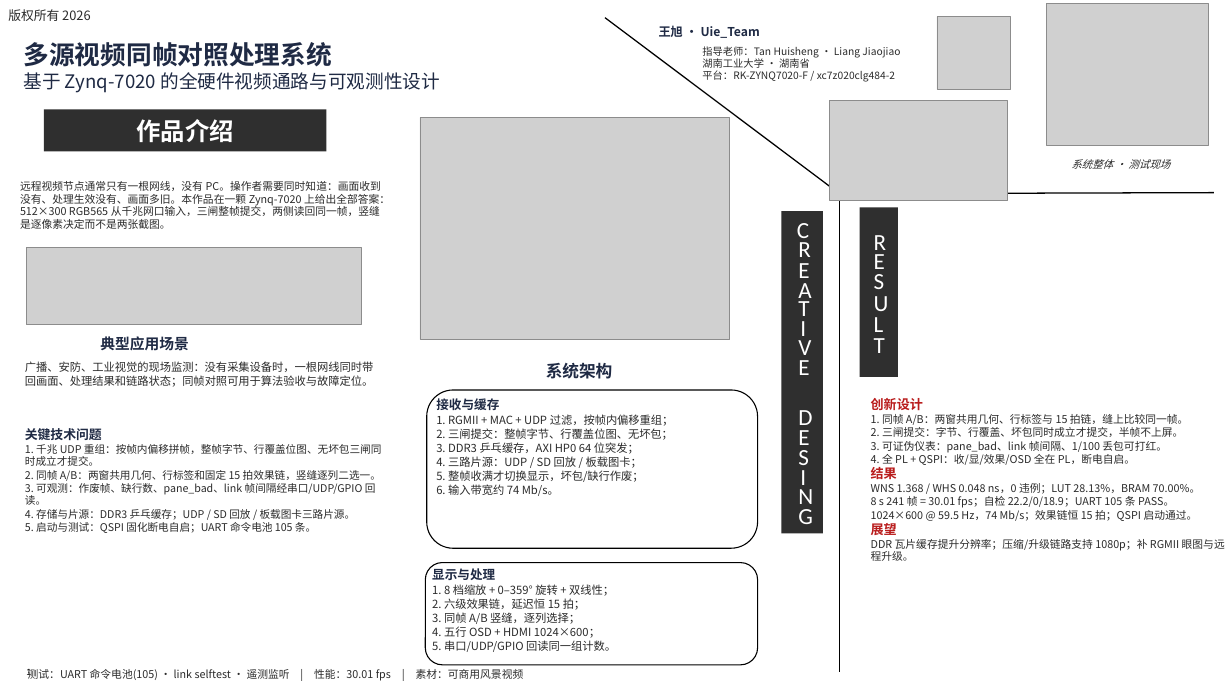
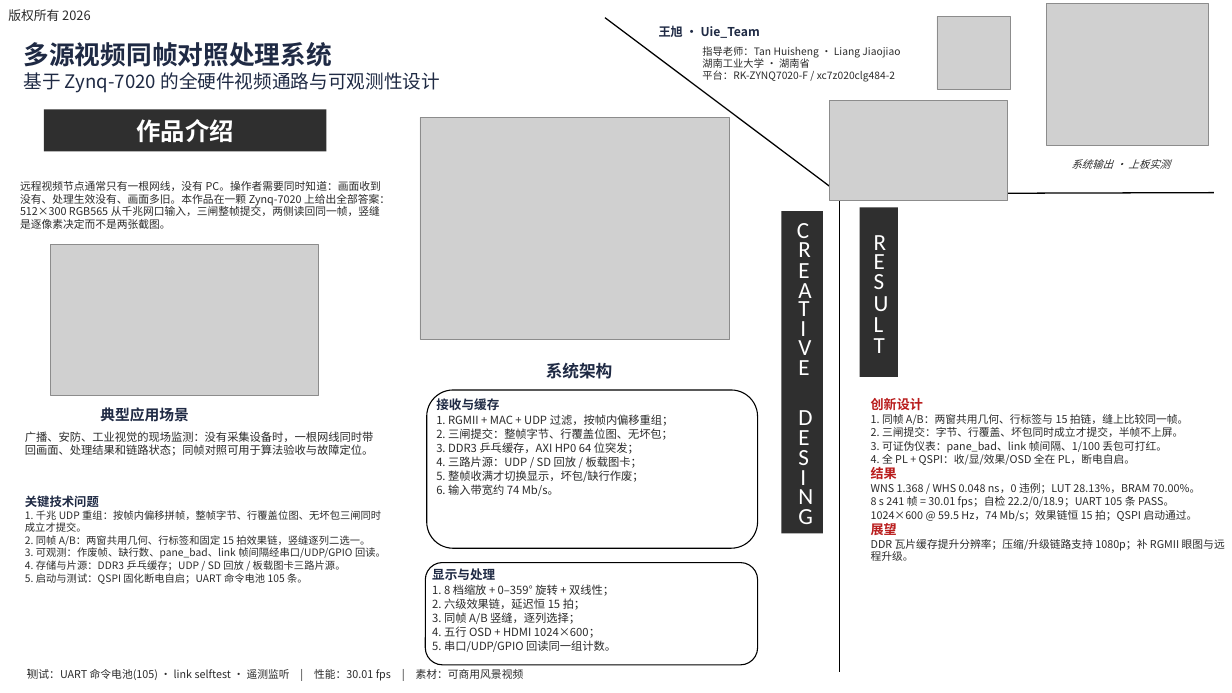
Before and after one commit to Uie-v-uiE/Video_Processing, a slide deck: slide 1 of posters/poster_cn_editable.pptx. Drawn at 1232x693 pixels with LibreOffice and Linux fonts; fonts in the diff are those of the drawing; grey boxes stand for pictures; background and template pictures are left out. Boxes give left, top, right and bottom in pixels: in the first picture for what was removed or moved away, otherwise in the second. Text is boxed around its words. In the diff, an @@ line names an element or a change of style, - is before the commit and + after.

```diff
--- a/posters/poster_cn_editable.pptx
+++ b/posters/poster_cn_editable.pptx
@@ text at bbox=[1071, 159, 1170, 169]: text changed @@
-系统整体 · 测试现场
+系统输出 · 上板实测
@@ picture: place and size @@
-picture at bbox=[26, 248, 361, 324]
+picture at bbox=[51, 245, 319, 396]
@@ text "典型应用场景": place and size @@
-text "典型应用场景" at bbox=[100, 336, 189, 350]
+text "典型应用场景" at bbox=[100, 407, 189, 421]
@@ text "广播、安防、工业视觉的现场监测：没有采集设备时，一根网线同时带回画面、处理结果和链路状态；同帧对照可用于算法验收与故障定 ...": place and size @@
-text "广播、安防、工业视觉的现场监测：没有采集设备时，一根网线同时带回画面、处理结果和链路状态；同帧对照可用于算法验收与故障定 ..." at bbox=[25, 361, 374, 387]
+text "广播、安防、工业视觉的现场监测：没有采集设备时，一根网线同时带回画面、处理结果和链路状态；同帧对照可用于算法验收与故障定 ..." at bbox=[25, 431, 374, 456]
@@ text "关键技术问题": place and size @@
-text "关键技术问题" at bbox=[25, 428, 382, 533]
+text "关键技术问题" at bbox=[25, 495, 386, 584]
@@ text "关键技术问题" at bbox=[25, 495, 386, 584]: size 10 to 9.6 pt in "关键技术问题"; size 8.3 to 8 pt; line spacing 0.95 to 0.94 @@
```
Also in this commit, not shown: 18 other files.
